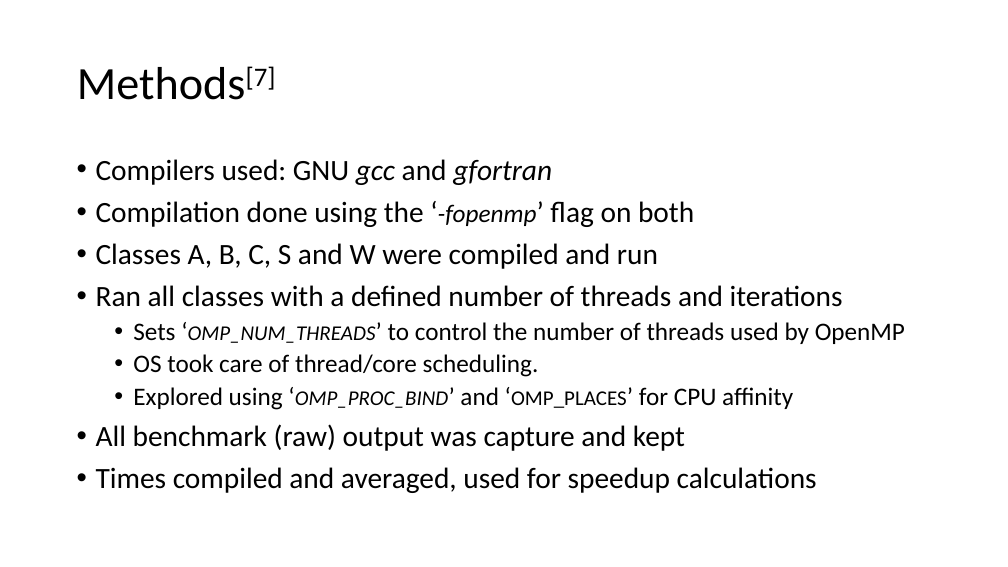
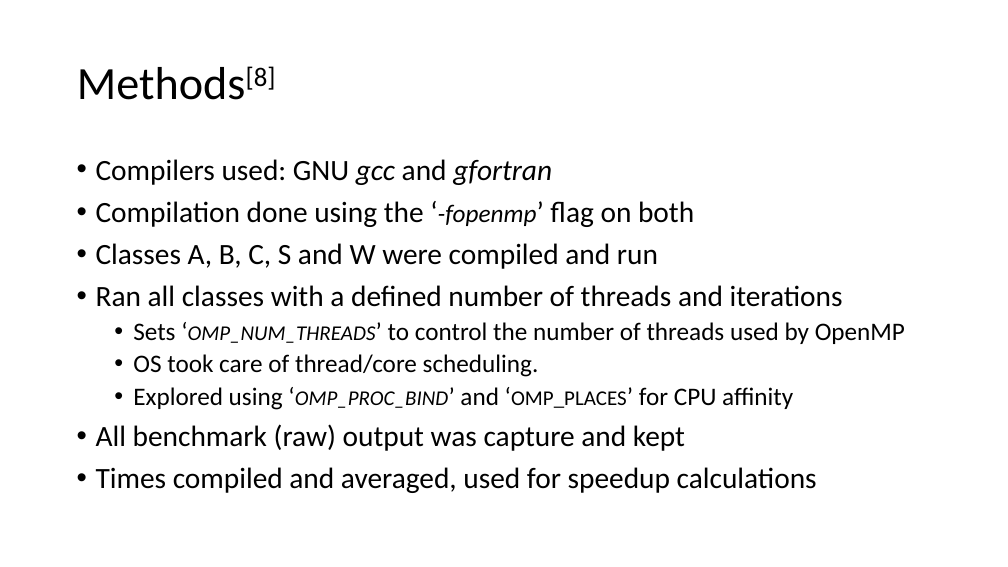
Before and after one commit to itomaldonado/multiprocessor-benchmarking-exploration, a slide deck: slide 9 of presentation.ppt. Drawn at 1008x567 pixels with LibreOffice and Linux fonts; fonts in the diff are those of the drawing. Boxes give left, top, right and bottom in pixels: in the first picture for what was removed or moved away, otherwise in the second. Text is boxed around its words. In the diff, an @@ line names an element or a change of style, - is before the commit and + after.

```diff
--- a/presentation.ppt
+++ b/presentation.ppt
@@ title at <box>77,66,276,100</box>: text changed @@
-Methods[7]
+Methods[8]
```
Also in this commit, not shown: 2 other slides changed, 1 other file.
